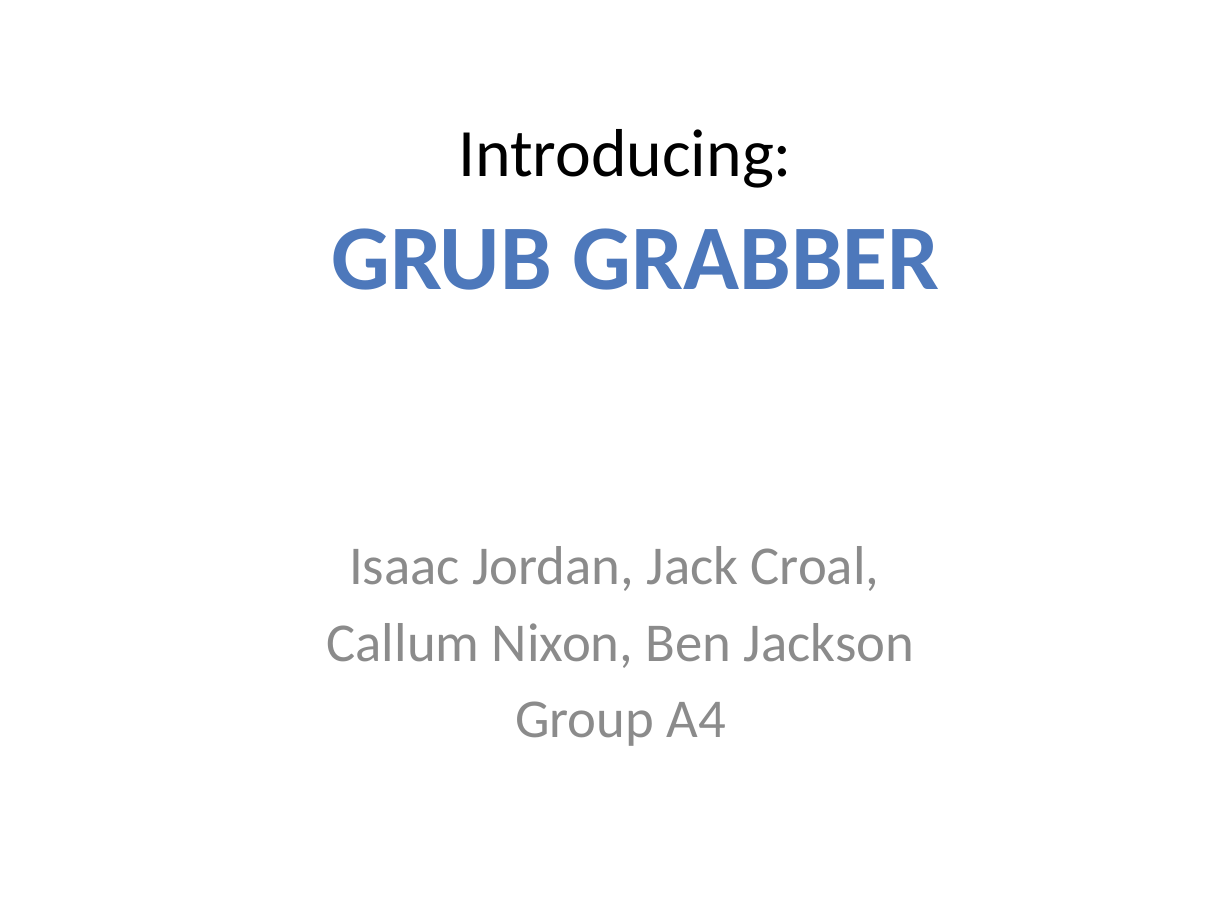
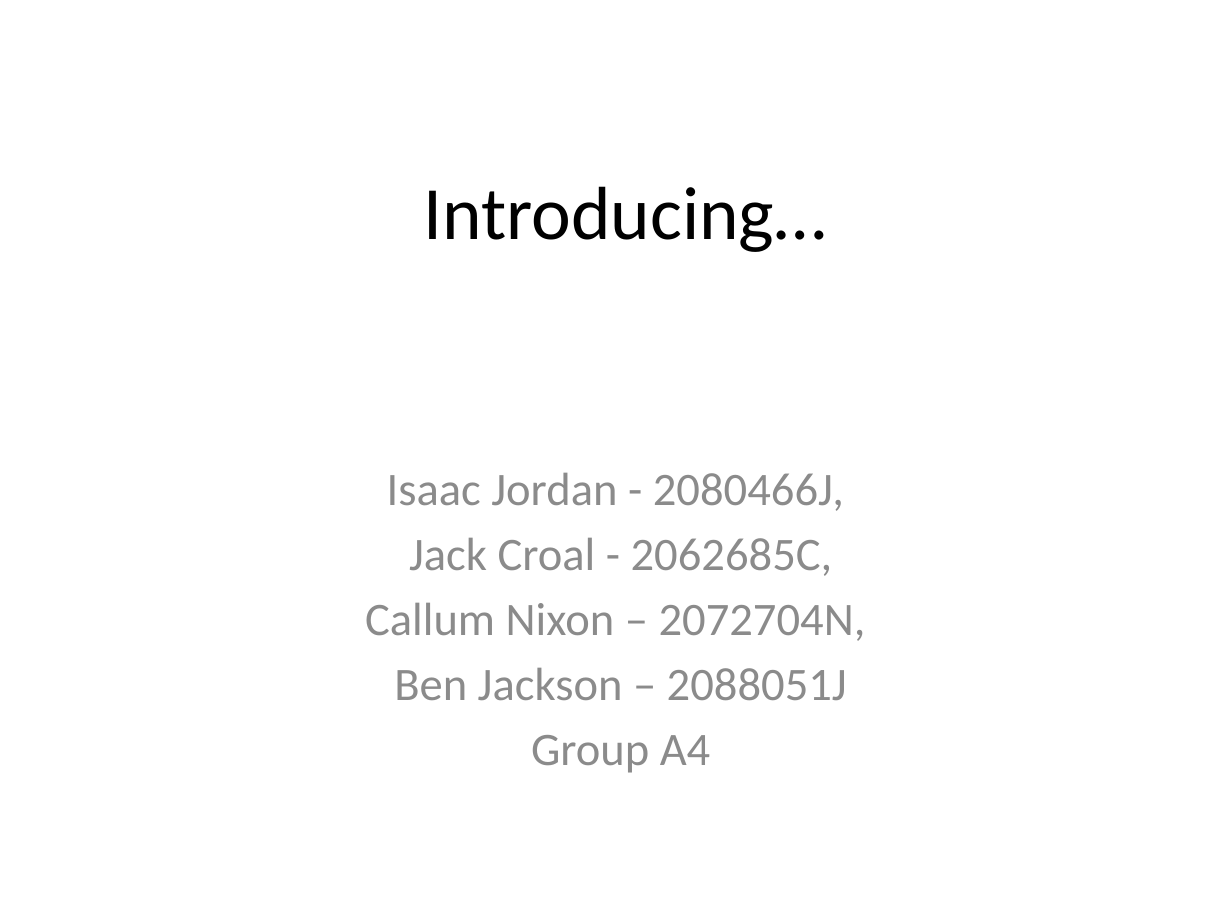
Before and after one commit to isaac-jordan/GrubGrabber, a slide deck: slide 1 of Design/Grub Grabber.pptx. Drawn at 1232x924 pixels with LibreOffice and Linux fonts; fonts in the diff are those of the drawing. Boxes give left, top, right and bottom in pixels: in the first picture for what was removed or moved away, otherwise in the second. Text is boxed around its words. In the diff, an @@ line names an element or a change of style, - is before the commit and + after.

Commit message:
Powerpoint slides added and edited.

```diff
--- a/Design/Grub Grabber.pptx
+++ b/Design/Grub Grabber.pptx
@@ title at (424,186,827,252): text changed; size 39.6 to 44 pt @@
-Introducing:
+Introducing…
@@ text removed at (331,228,940,290) @@
-GRUB GRABBER
@@ subtitle "Isaac Jordan - 2080466J,": place and size @@
-subtitle "Isaac Jordan - 2080466J," at (327,546,914,746)
+subtitle "Isaac Jordan - 2080466J," at (365,472,866,773)
@@ subtitle at (365,472,866,700): text changed; size 32 to 27.2 pt @@
-Isaac Jordan, Jack Croal,
-Callum Nixon, Ben Jackson
+Isaac Jordan - 2080466J,
+Jack Croal - 2062685C,
+Callum Nixon – 2072704N,
+Ben Jackson – 2088051J
@@ subtitle at (531,735,710,773): size 32 to 27.2 pt in "Group A4" @@
```
Also in this commit, not shown: 4 other slides changed, 8 slides added, 4 slides removed.
